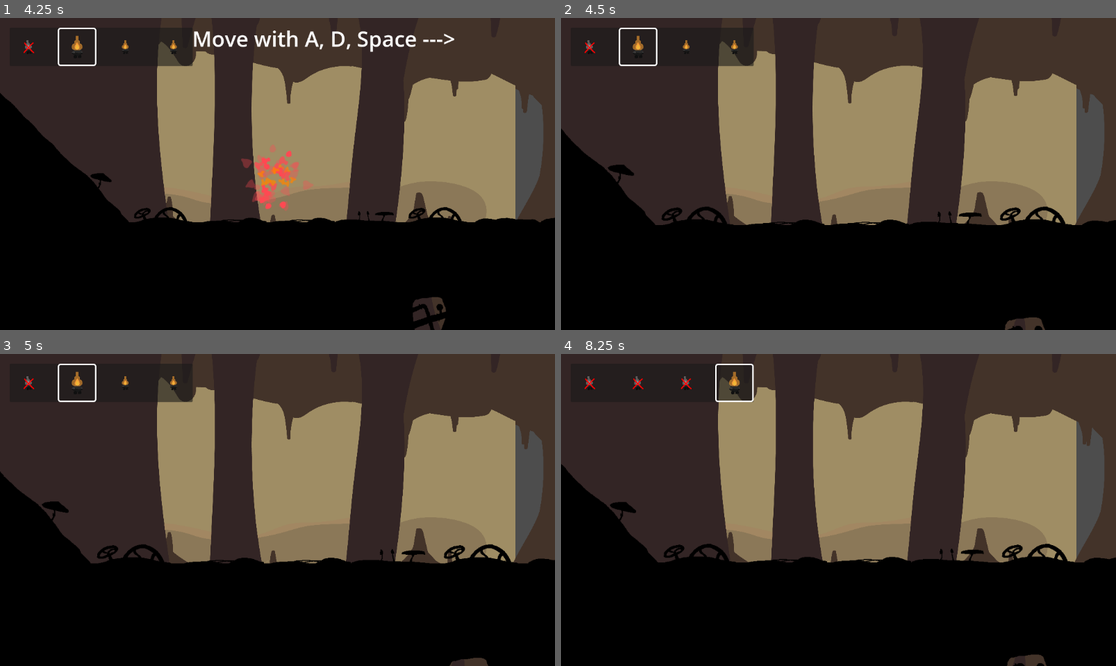
Above: before the commit, frames 1-4 (two rows, left to right).
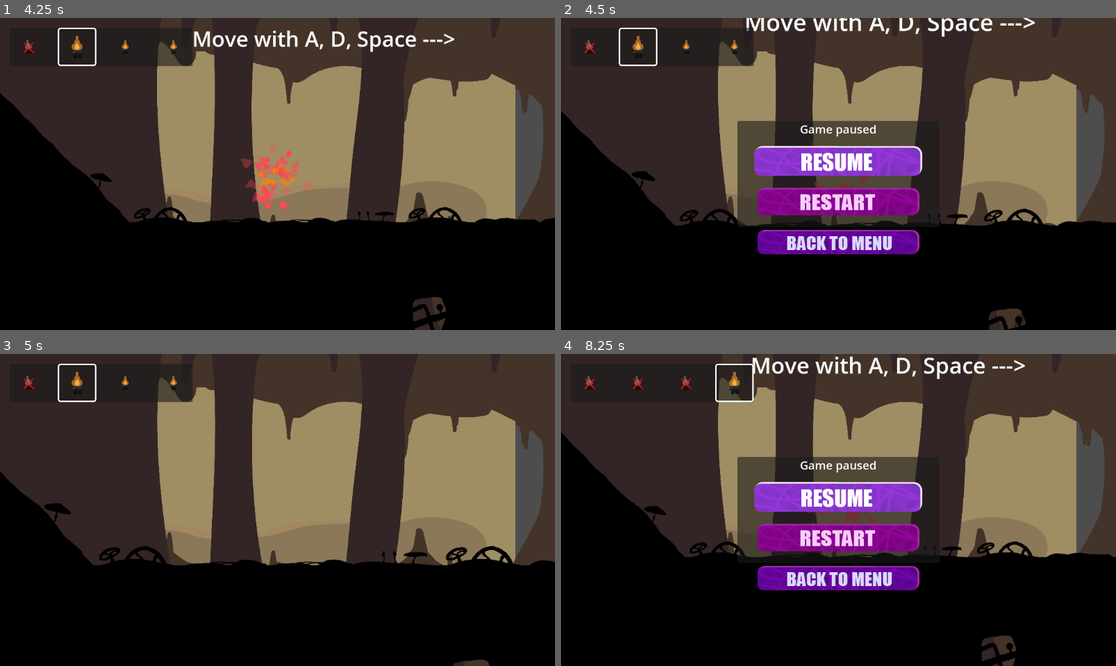
Above: after the commit, the same moments.

Repository: StarikTenger/PlatformerGame2025
Game: Godot game, scene res://scenes/UI/LevelManager.tscn
Two runs of this game, one before a commit and one after it. Both use one fixed random seed, a clock stepped at 60 frames per second and the inputs below. Sound files missing from this copy of the repository are replaced by a short silence.
Inputs (mouse positions are in pixels of both pictures, inside the frame that each line leads up to):
- Up to frame 1 (4.25 s): click (266, 133) at 0.52 s; click (188, 301) at 1.25 s; move the mouse to (399, 158) at 2.02 s; hold D (move_right) 2.03-3.53 s; tap Ctrl (ctrl) at 2.1, 2.85, 3.8 s; tap Space (jump) at 2.27, 3.02 s; move the mouse to (166, 189) at 2.77 s; tap Enter at 3.5 s; move the mouse to (333, 105) at 3.52 s; hold A (move_left) from 3.53 s (still down); hold Z (level_overview) from 3.53 s (still down)
- Up to frame 2 (4.5 s): move the mouse to (810, 236) at 4.27 s; release A (move_left) at 4.28 s; release Z (level_overview) at 4.28 s; hold D (move_right) from 4.28 s (still down); tap P (special_action) at 4.35 s
- Up to frame 3 (5 s): keep holding D (move_right); tap Space (jump) at 4.52 s; tap Ctrl (ctrl) at 4.55 s
- Up to frame 4 (8.25 s): move the mouse to (1005, 556) at 5.02 s; hold Tab (switch_char) 5.03-5.78 s; tap Space (jump) at 5.27, 6.02, 7.25, 7.52 s; tap Ctrl (ctrl) at 5.3, 5.85, 6.6, 7.55 s; move the mouse to (672, 463) at 5.77 s; release D (move_right) at 5.78 s; hold A (move_left) 5.78-6.53 s; move the mouse to (866, 510) at 6.52 s; hold D (move_right) 6.53-7.28 s; move the mouse to (755, 432) at 7.27 s; hold A (move_left) from 7.28 s (still down); tap Z (level_overview) at 7.35 s; move the mouse to (960, 494) at 8.02 s; hold P (special_action) from 8.03 s (still down)

Frame 1 is identical in both runs. In frame 2, 15% of the frame differs, in the area x 0-100%, y 0-100%; in frame 3, 1.4%; in frame 4, 17%.

Commit message:
p for pause

Diff:
--- a/project.godot
+++ b/project.godot
@@ -75,7 +75,7 @@
 "deadzone": 0.2,
 "events": [Object(InputEventKey,"resource_local_to_scene":false,"resource_name":"","device":-1,"window_id":0,"alt_press …(195 unchanged characters)…
 , Object(InputEventJoypadButton,"resource_local_to_scene":false,"resource_name":"","device":-1,"button_index":6,"pressure":0.0,"pressed":true,"script":null)
-, Object(InputEventKey,"resource_local_to_scene":false,"reso …(131 unchanged characters)… d":false,"keycode":0,"physical_keycode":77,"key_label":0,"unicode":109,"location":0,"echo":false,"script":null)
+, Object(InputEventKey,"resource_local_to_scene":false,"reso …(131 unchanged characters)… d":false,"keycode":0,"physical_keycode":80,"key_label":0,"unicode":112,"location":0,"echo":false,"script":null)
 ]
 }
 special_action={
